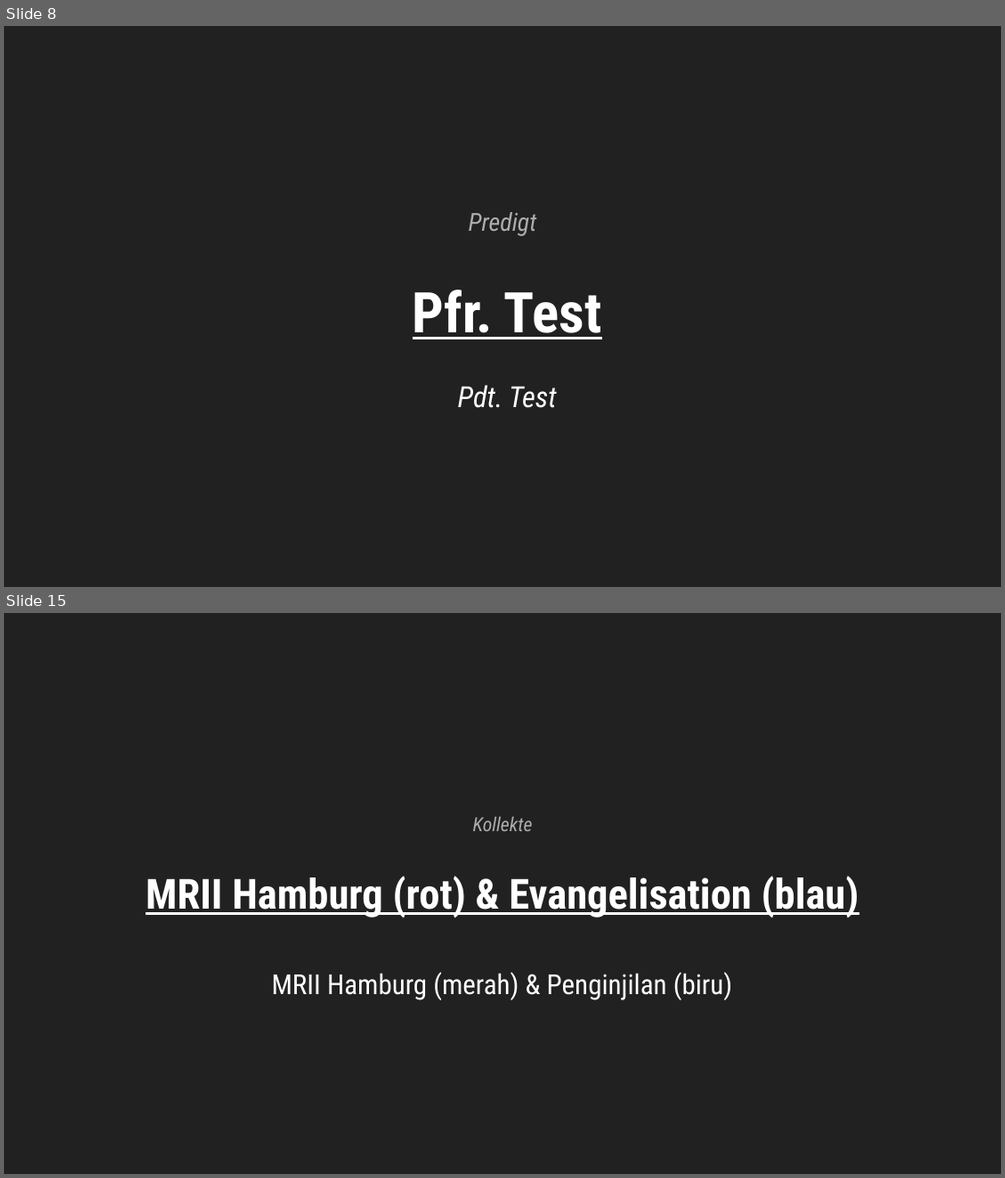
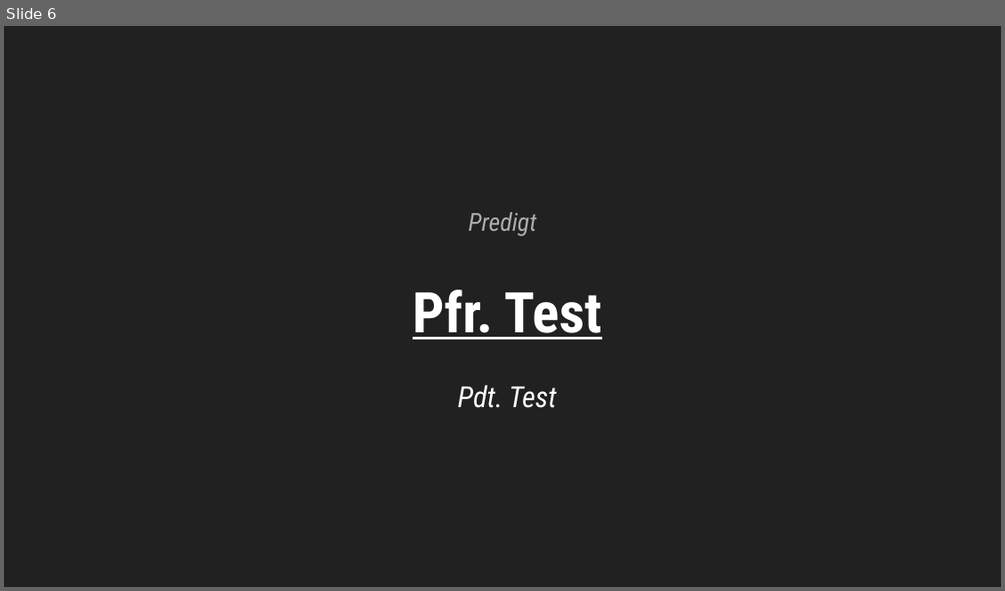
Before and after one commit to stepkurniawan/grii_hamburg_slidemaker, a slide deck: test.pptx. Shown one above the other, each under a label of ours: slides 8 and 15 before the commit, slide 6 after it; the slides between them are not shown. The pictures are 1005x1178 and 1005x591 pixels, drawn with LibreOffice and Linux fonts; fonts in the diff are those of the drawing. Boxes give left, top, right and bottom in pixels: in the first picture for what was removed or moved away, otherwise in the second. Text is boxed around its words. In the diff, an @@ line names an element or a change of style, - is before the commit and + after.

```diff
--- a/test.pptx
+++ b/test.pptx
@@ slide 15 removed at (4, 613, 1001, 1174), background #212121 @@
@@ text removed at (473, 816, 533, 831) @@
-Kollekte
@@ text removed at (146, 876, 859, 917) @@
-MRII Hamburg (rot) & Evangelisation (blau)
@@ text removed at (272, 972, 732, 1000) @@
-MRII Hamburg (merah) & Penginjilan (biru)
@@ what was slide 8 is now slide 6 @@
```
Also in this commit, not shown: 2 other slides removed, 56 other files.
